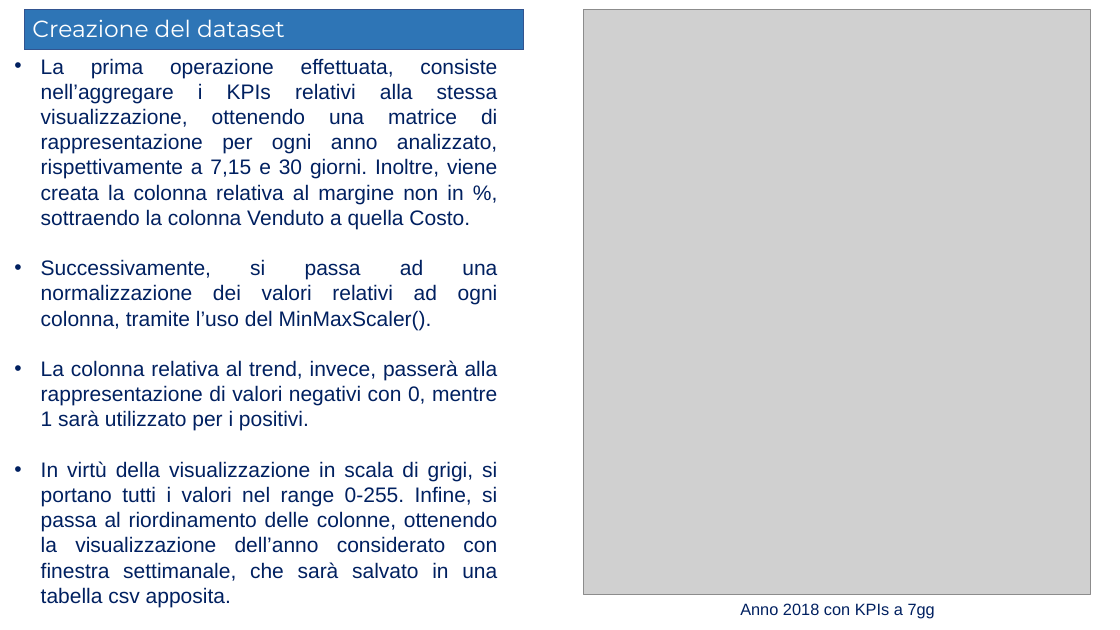
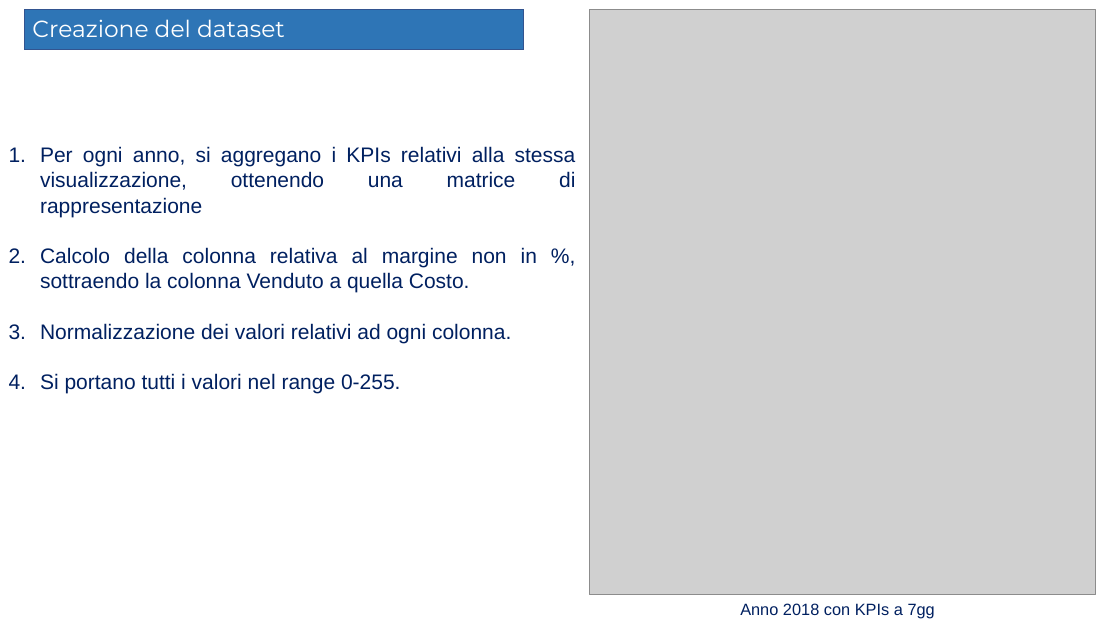
Before and after one commit to Elmaravilla7/Tesi, a slide deck: slide 11 of Presentazione204898.pptx (slide 23 before the commit). Drawn at 1120x630 pixels with LibreOffice and Linux fonts; fonts in the diff are those of the drawing; grey boxes stand for pictures; background and template pictures are left out. Boxes give left, top, right and bottom in pixels: in the first picture for what was removed or moved away, otherwise in the second. Text is boxed around its words. In the diff, an @@ line names an element or a change of style, - is before the commit and + after.

```diff
--- a/Presentazione204898.pptx
+++ b/Presentazione204898.pptx
@@ picture: place and size @@
-picture at [584,9,1091,595]
+picture at [589,9,1096,595]
@@ text at [40,146,576,394]: text changed @@
-  • La prima operazione effettuata, consiste nell’aggregare i KPIs relativi alla stessa visualizzazione, ottenendo una matrice di rappresentazione per ogni anno analizzato, rispettivamente a 7,15 e 30 giorni. Inoltre, viene creata la colonna relativa al margine non in %, sottraendo la colonna Venduto a quella Costo.
-  • Successivamente, si passa ad una normalizzazione dei valori relativi ad ogni colonna, tramite l’uso del MinMaxScaler().
-  • La colonna relativa al trend, invece, passerà alla rappresentazione di valori negativi con 0, mentre 1 sarà utilizzato per i positivi.
-  • In virtù della visualizzazione in scala di grigi, si portano tutti i valori nel range 0-255. Infine, si passa al riordinamento delle colonne, ottenendo la visualizzazione dell’anno considerato con finestra settimanale, che sarà salvato in una tabella csv apposita.
+  1. Per ogni anno, si aggregano i KPIs relativi alla stessa visualizzazione, ottenendo una matrice di rappresentazione
+  2. Calcolo della colonna relativa al margine non in %, sottraendo la colonna Venduto a quella Costo.
+  3. Normalizzazione dei valori relativi ad ogni colonna.
+  4. Si portano tutti i valori nel range 0-255.
```
Also in this commit, not shown: 22 other slides changed, 1 slide added, 16 slides removed.
